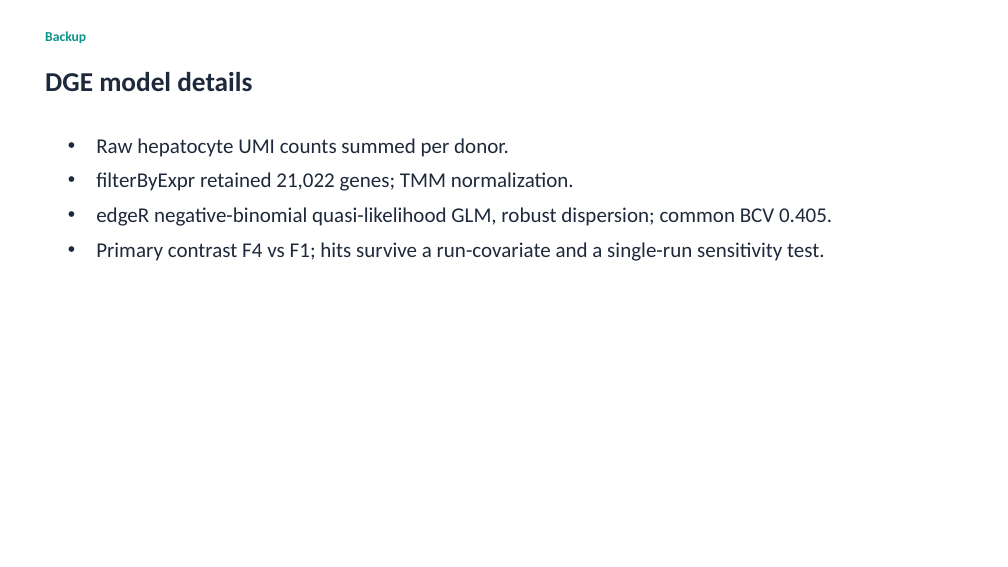
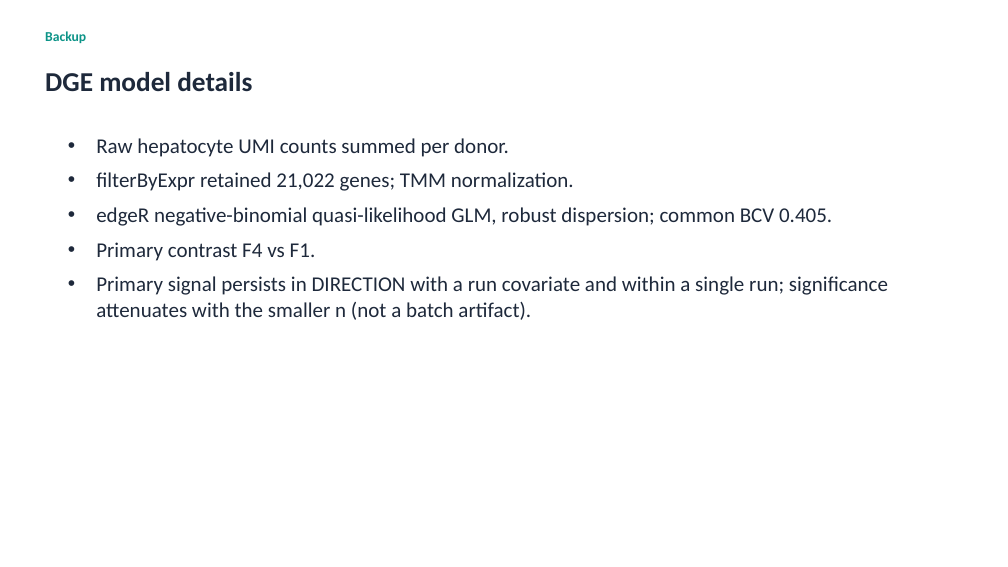
Before and after one commit to roeetekoah/liver-zonation, a slide deck: slide 19 of reports/deck/MASLD_zonation_reanalysis_8min.pptx (slide 16 before the commit). Drawn at 1008x567 pixels with LibreOffice and Linux fonts; fonts in the diff are those of the drawing. Boxes give left, top, right and bottom in pixels: in the first picture for what was removed or moved away, otherwise in the second. Text is boxed around its words. In the diff, an @@ line names an element or a change of style, - is before the commit and + after.

```diff
--- a/reports/deck/MASLD_zonation_reanalysis_8min.pptx
+++ b/reports/deck/MASLD_zonation_reanalysis_8min.pptx
@@ text at [96, 242, 888, 320]: text changed @@
-• Primary contrast F4 vs F1; hits survive a run-covariate and a single-run sensitivity test.
+• Primary contrast F4 vs F1.
+• Primary signal persists in DIRECTION with a run covariate and within a single run; significance attenuates with the smaller n (not a batch artifact).
```
Also in this commit, not shown: 10 other slides changed, 2 slides added, 4 other files.
